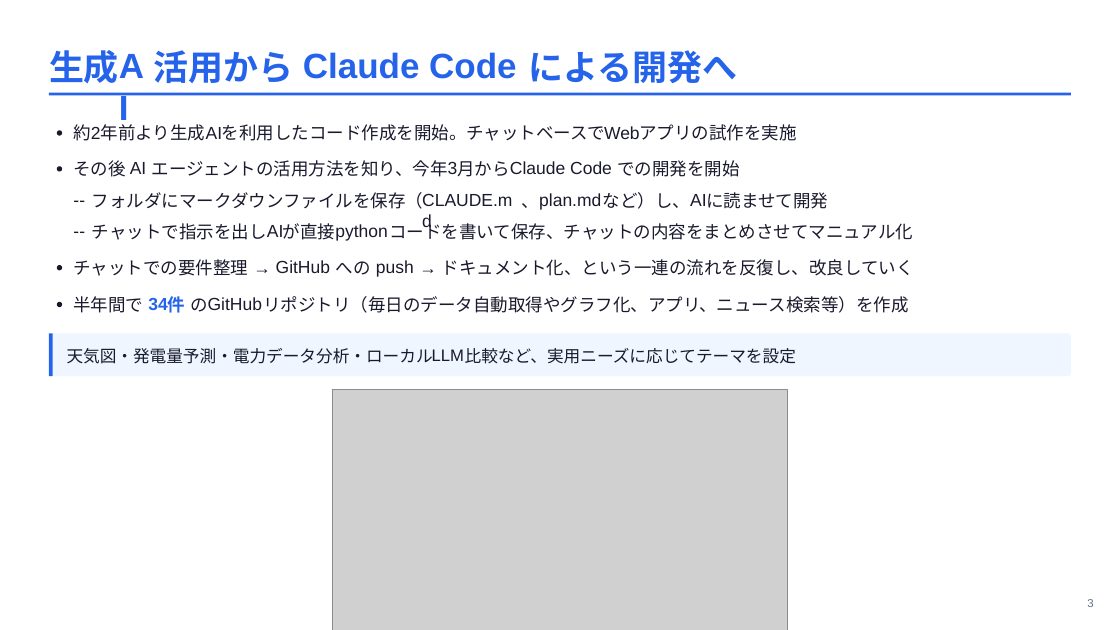
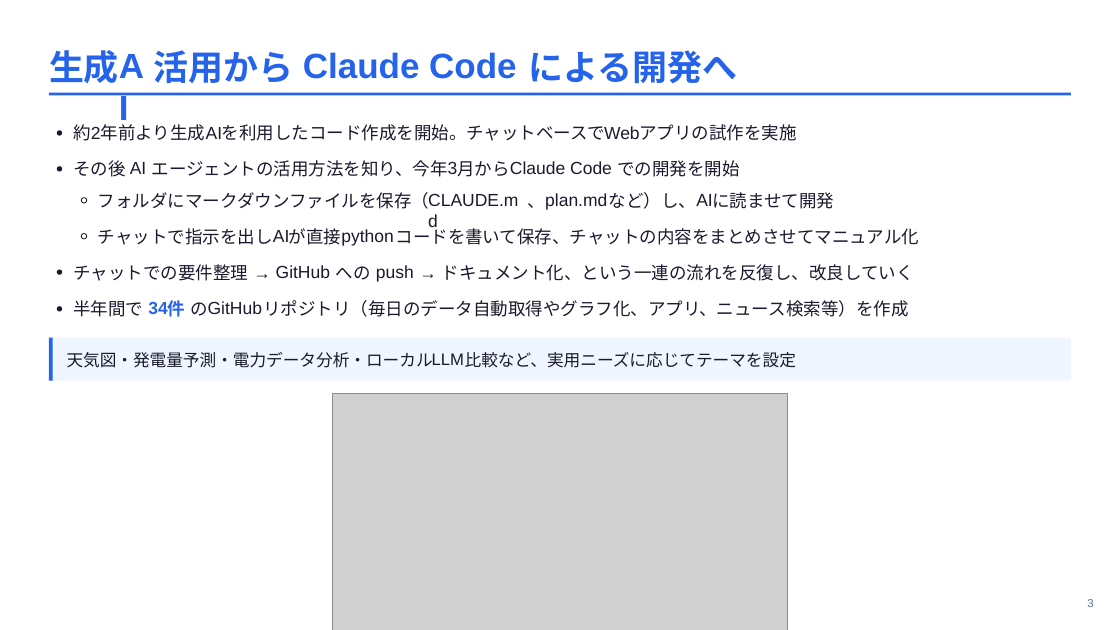
Before and after one commit to masauehr/marp_slides, a slide deck: slide 3 of slides/2026-07-01-ai-projects-intro.pptx. Drawn at 1120x630 pixels with LibreOffice and Linux fonts; fonts in the diff are those of the drawing; grey boxes stand for pictures. Boxes give left, top, right and bottom in pixels: in the first picture for what was removed or moved away, otherwise in the second. Text is boxed around its words. In the diff, an @@ line names an element or a change of style, - is before the commit and + after.

Commit message:
fix: スライド3の「--」表記を正しいインデント付き入れ子箇条書きに修正

```diff
--- a/slides/2026-07-01-ai-projects-intro.pptx
+++ b/slides/2026-07-01-ai-projects-intro.pptx
@@ text removed at (73, 189, 92, 209) @@
---
@@ freeform shape added at (82, 197, 87, 202), outline #1A1A2E 0.74 pt @@
@@ 7 texts: place and size @@
-7 texts at (92, 192, 828, 210)
+7 texts at (98, 192, 834, 210)
@@ text removed at (73, 220, 92, 240) @@
---
@@ freeform shape added at (82, 234, 87, 239), outline #1A1A2E 0.74 pt @@
@@ 5 texts: place and size @@
-5 texts at (92, 220, 914, 241)
+5 texts at (98, 225, 920, 246)
@@ 16 texts, 4 freeform shapes, 1 picture: place and size @@
-16 texts, 4 freeform shapes, 1 picture at (49, 257, 1071, 630)
+16 texts, 4 freeform shapes, 1 picture at (49, 261, 1071, 630)
```
Also in this commit, not shown: 2 other files.
